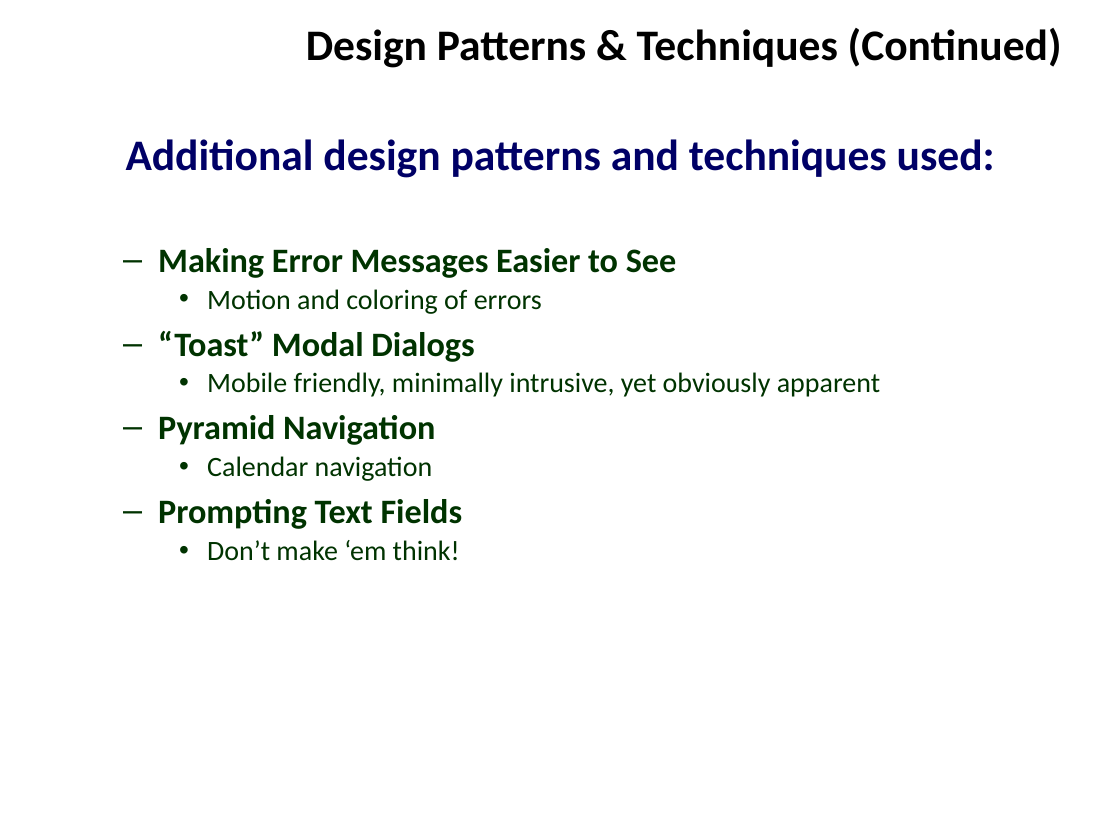
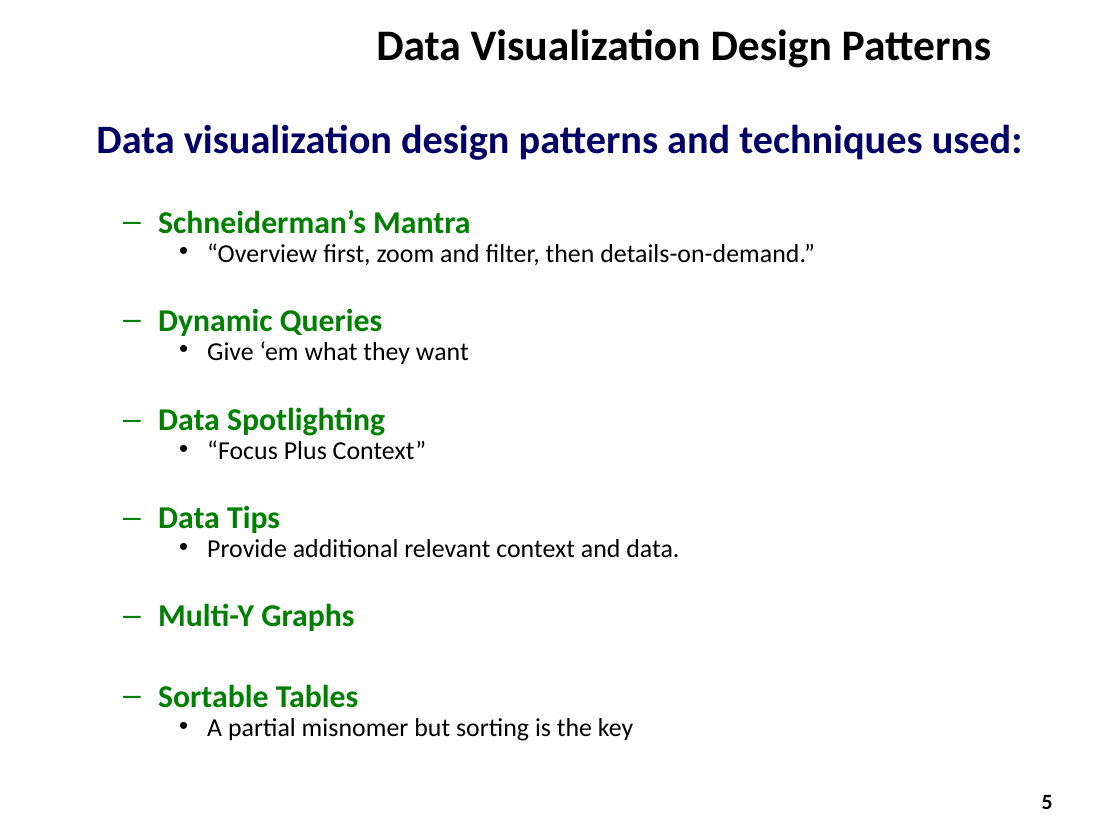
Before and after one commit to ZaydH/CS235, a slide deck: slide 5 of Final_Project/Presentation/CS235 - Team Thundercats - Final Project Presentation.pptx. Drawn at 1120x840 pixels with LibreOffice and Linux fonts; fonts in the diff are those of the drawing; background and template pictures are left out. Boxes give left, top, right and bottom in pixels: in the first picture for what was removed or moved away, otherwise in the second. Text is boxed around its words. In the diff, an @@ line names an element or a change of style, - is before the commit and + after.

```diff
--- a/Final_Project/Presentation/CS235 - Team Thundercats - Final Project Presentation.pptx
+++ b/Final_Project/Presentation/CS235 - Team Thundercats - Final Project Presentation.pptx
@@ title at [376,29,991,68]: text changed @@
-Design Patterns & Techniques (Continued)
+Data Visualization Design Patterns
@@ text at [96,124,1023,741]: text changed; size 18 to 16.6 pt; text colour #003300 to #000000; bold off @@
-Additional design patterns and techniques used:
-  – Making Error Messages Easier to See
-    • Motion and coloring of errors
-  – “Toast” Modal Dialogs
-    • Mobile friendly, minimally intrusive, yet obviously apparent
-  – Pyramid Navigation
-    • Calendar navigation
-  – Prompting Text Fields
-    • Don’t make ‘em think!
+    Data visualization design patterns and techniques used:
+  – Schneiderman’s Mantra
+    • “Overview first, zoom and filter, then details-on-demand.”
+  – Dynamic Queries
+    • Give ‘em what they want
+  – Data Spotlighting
+    • “Focus Plus Context”
+  – Data Tips
+    • Provide additional relevant context and data.
+  – Multi-Y Graphs
+  – Sortable Tables
+    • A partial misnomer but sorting is the key
@@ page number added at [1042,795,1053,809], 14 pt, text #000000 @@
+5
```
Also in this commit, not shown: 3 other slides changed, 1 other file.
